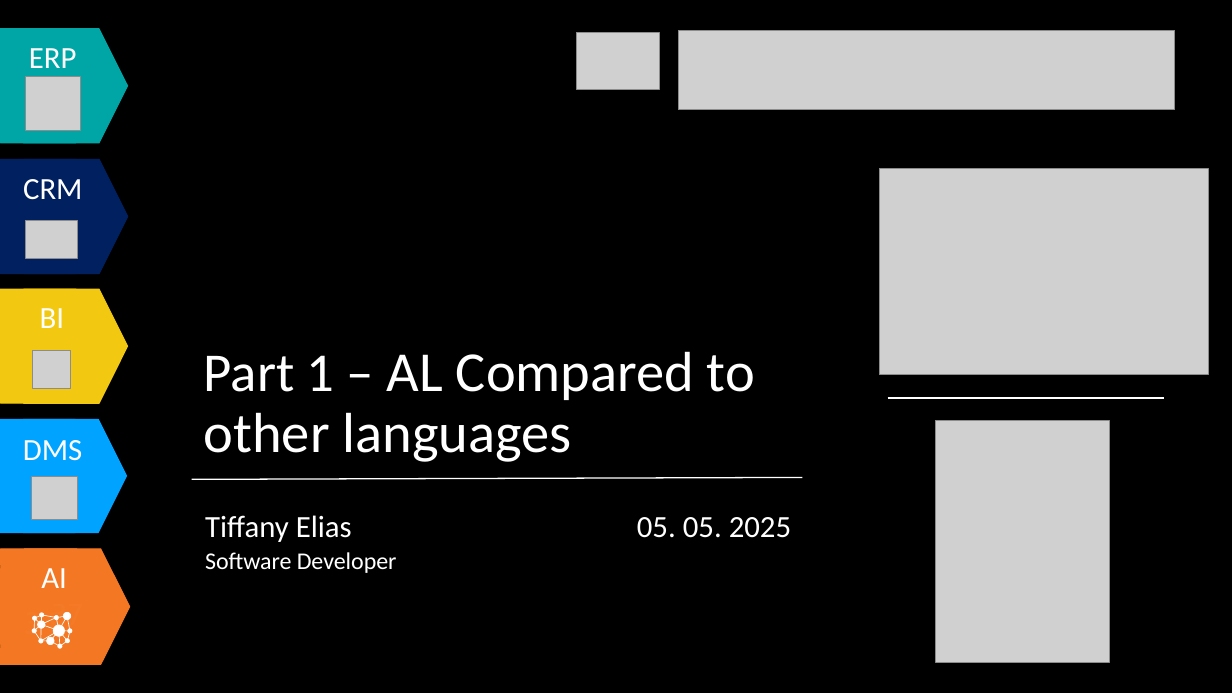
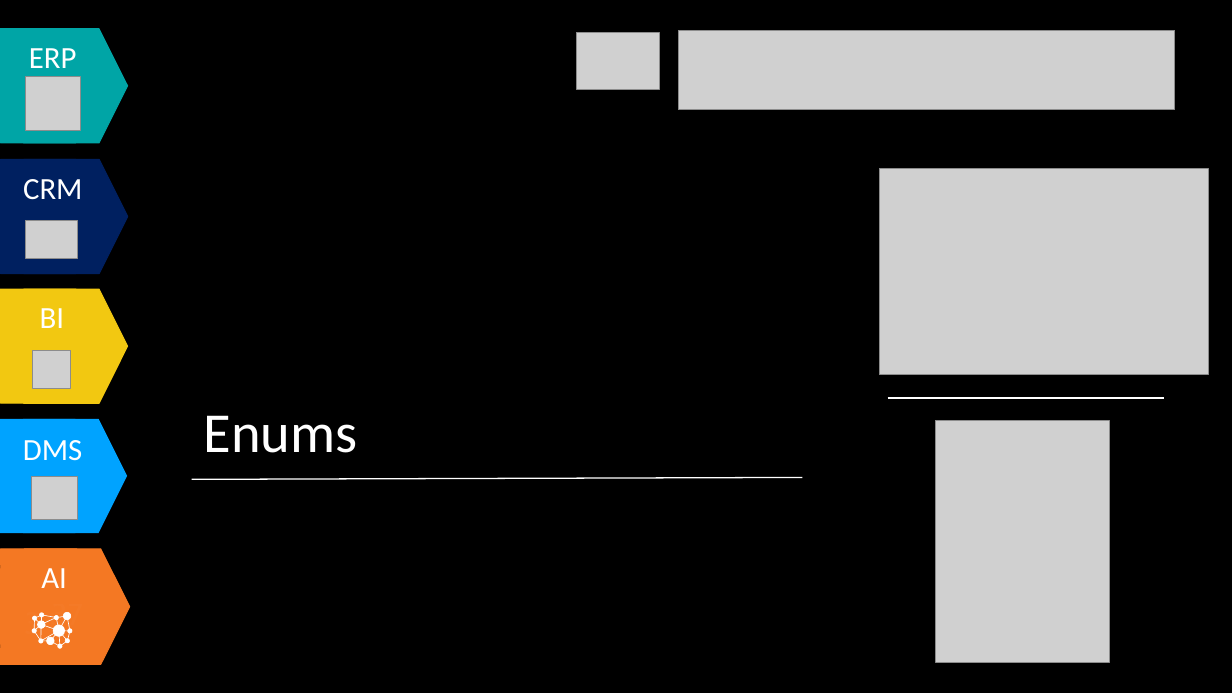
Before and after one commit to Tiffany0160/AdvancedCustomerPage, a slide deck: slide 13 of Document/Business Extension Presentation.pptx (slide 7 before the commit). Drawn at 1232x693 pixels with LibreOffice and Linux fonts; fonts in the diff are those of the drawing; grey boxes stand for pictures. Boxes give left, top, right and bottom in pixels: in the first picture for what was removed or moved away, otherwise in the second. Text is boxed around its words. In the diff, an @@ line names an element or a change of style, - is before the commit and + after.

```diff
--- a/Document/Business Extension Presentation.pptx
+++ b/Document/Business Extension Presentation.pptx
@@ text at box(204, 415, 358, 453): text changed @@
-Part 1 – AL Compared to other languages
+Enums
@@ text removed at box(205, 515, 397, 573) @@
-Tiffany Elias
-Software Developer
@@ text removed at box(637, 517, 791, 538) @@
-05. 05. 2025
```
Also in this commit, not shown: 14 other slides changed, 17 slides added, 2 other files.
